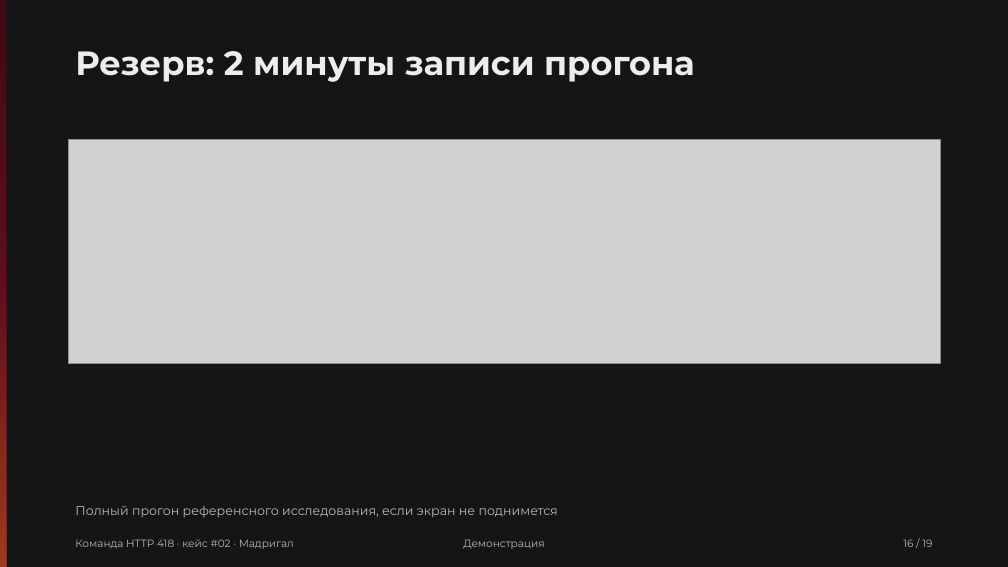
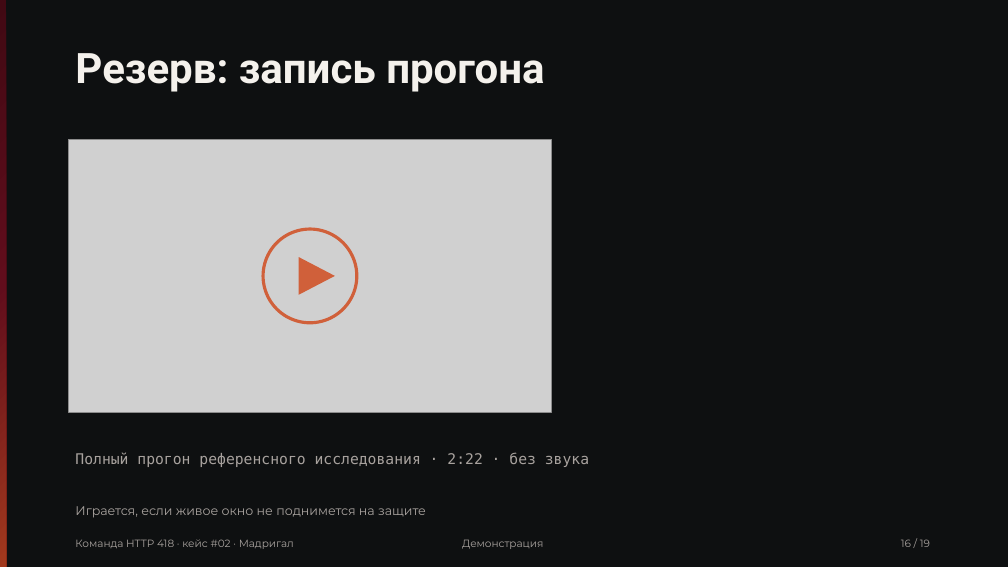
Before and after one commit to Pavel1778/madrigal-protocol-lab, a slide deck: slide 16 of presentation/slides.pptx. Drawn at 1008x567 pixels with LibreOffice and Linux fonts; fonts in the diff are those of the drawing; grey boxes stand for pictures. Boxes give left, top, right and bottom in pixels: in the first picture for what was removed or moved away, otherwise in the second. Text is boxed around its words. In the diff, an @@ line names an element or a change of style, - is before the commit and + after.

```diff
--- a/presentation/slides.pptx
+++ b/presentation/slides.pptx
@@ rectangle at (0, 0, 1008, 567): fill #131516 to #0E1011 @@
@@ text at (75, 53, 544, 92): text changed; size 32 to 40 pt; font Montserrat to Roboto; text colour #EDEDED to #F4F1EC @@
-Резерв: 2 минуты записи прогона
+Резерв: запись прогона
@@ picture: place and size @@
-picture at (68, 140, 940, 364)
+picture at (68, 140, 552, 412)
@@ ellipse added at (263, 229, 357, 323), outline #D0603A 3 pt @@
@@ triangle added at (299, 257, 335, 295), fill #D0603A @@
@@ text added at (75, 452, 589, 467), 14 pt, text #A8A29E @@
+Полный прогон референсного исследования · 2:22 · без звука
@@ text at (75, 506, 426, 518): text changed; text colour #B8B8B8 to #A8A29E @@
-Полный прогон референсного исследования, если экран не поднимется
+Играется, если живое окно не поднимется на защите
@@ text colour #B8B8B8 to #A8A29E in 3 elements at (75, 539, 294, 549), (462, 539, 543, 549), (901, 539, 930, 547) @@
```
Also in this commit, not shown: 18 other slides changed, 40 other files.
